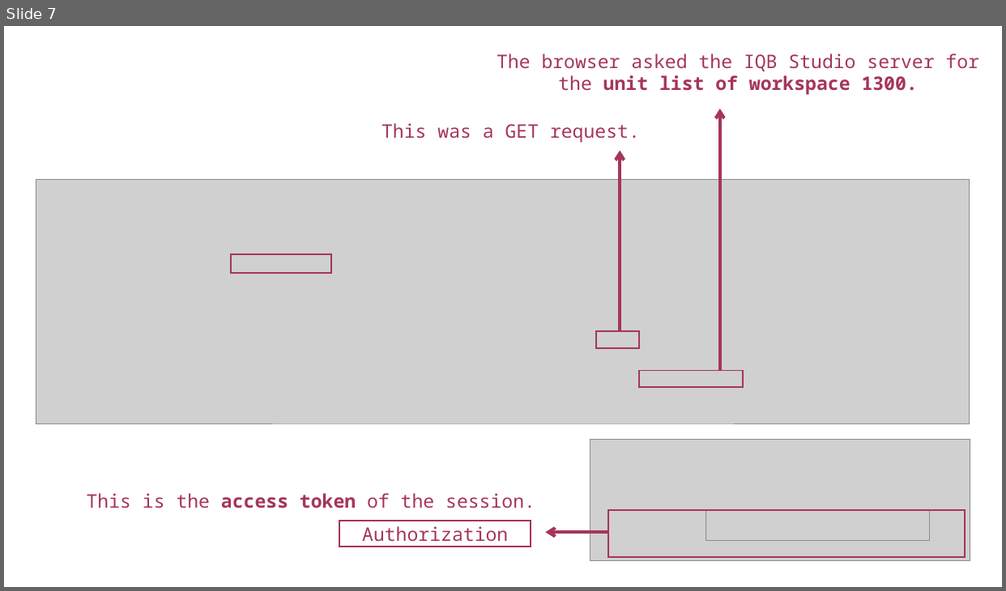
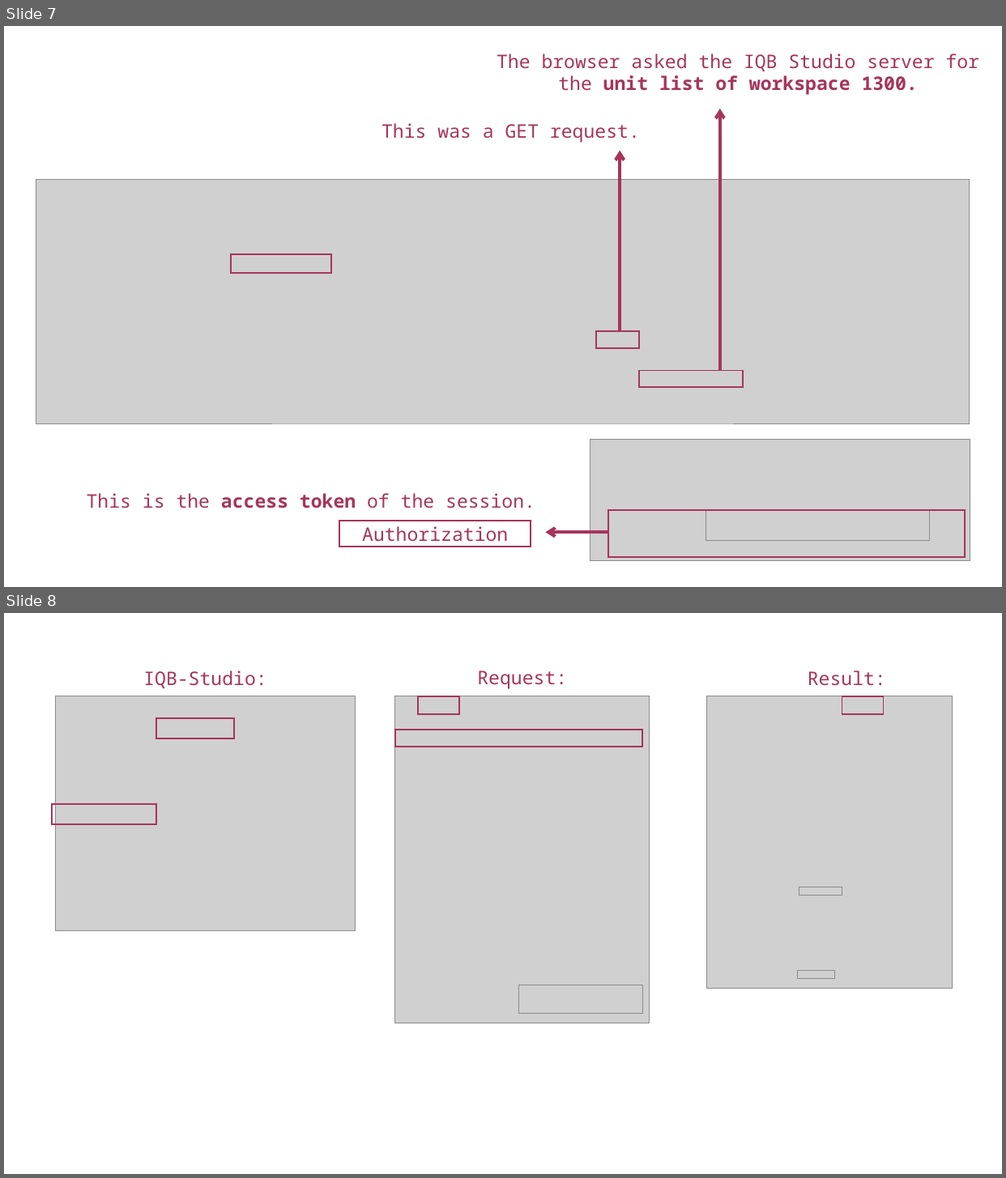
Before and after one commit to iqb-research/eatPrepTBA, a slide deck: vignettes/images/images.pptx. Shown one above the other, each under a label of ours: slide 7 before the commit, slides 7 and 8 after it. The pictures are 1006x591 and 1006x1178 pixels, drawn with LibreOffice and Linux fonts; fonts in the diff are those of the drawing; grey boxes stand for pictures. Boxes give left, top, right and bottom in pixels: in the first picture for what was removed or moved away, otherwise in the second. Text is boxed around its words. In the diff, an @@ line names an element or a change of style, - is before the commit and + after.

```diff
--- a/vignettes/images/images.pptx
+++ b/vignettes/images/images.pptx
@@ slide 8 added at [4, 613, 1002, 1174], background #FFFFFF @@
@@ rectangle added at [126, 662, 284, 694], fill #FFFFFF, outline #FFFFFF 1.5 pt, 18 pt, text #A5355C @@
+IQB-Studio:
@@ rectangle added at [444, 662, 602, 694], fill #FFFFFF, outline #FFFFFF 1.5 pt, 18 pt, text #A5355C @@
+Request:
@@ rectangle added at [768, 662, 926, 694], fill #FFFFFF, outline #FFFFFF 1.5 pt, 18 pt, text #A5355C @@
+Result:
@@ picture added at [56, 696, 356, 931] @@
@@ picture added at [395, 696, 650, 1023] @@
@@ rectangle added at [418, 696, 459, 715], outline #A5355C 1.5 pt @@
@@ picture added at [707, 696, 953, 989] @@
@@ rectangle added at [842, 696, 884, 715], outline #A5355C 1.5 pt @@
@@ rectangle added at [157, 718, 235, 739], outline #A5355C 1.5 pt @@
@@ rectangle added at [395, 730, 642, 747], outline #A5355C 1.5 pt @@
@@ rectangle added at [51, 805, 156, 825], outline #A5355C 1.5 pt @@
@@ picture added at [799, 887, 842, 895] @@
@@ picture added at [798, 970, 835, 978] @@
@@ picture added at [519, 985, 642, 1013] @@
```
Also in this commit, not shown: 1 other slide added, 7 other files.
